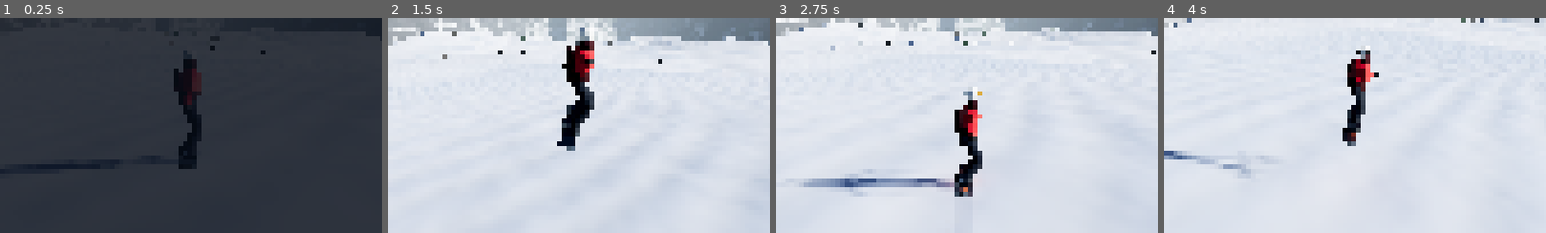
Above: before the commit, frames 1-4 (left to right).
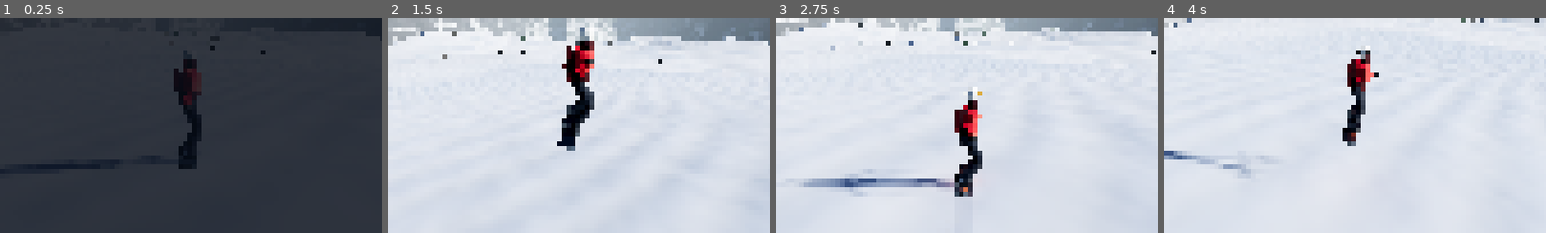
Above: after the commit, the same moments.

Repository: madema-art/snow
Game: Godot game, scene res://scenes/main.tscn
Two runs of this game, one before a commit and one after it. Both use one fixed random seed, a clock stepped at 60 frames per second and the inputs below.
Inputs (mouse positions are % of the whole screen's width and height, from its top left):
- Up to frame 1 (0.25 s): no input
- Up to frame 2 (1.5 s): tap Enter (ui_accept) at 0.5 s; move the mouse to (72, 45) at 0.52 s; hold E (spin_right) 0.53-1.25 s; hold Shift (boost) 0.53-1.25 s; click (72, 45) at 0.67 s; tap Space (jump) at 0.77, 1.07 s; drag from (30, 55) to (45, 70) at 1.27 s
- Up to frame 3 (2.75 s): move the mouse to (60, 28) at 2.02 s; hold E (spin_right) from 2.03 s (still down); hold G (grab) from 2.03 s (still down)
- Up to frame 4 (4 s): release E (spin_right) at 2.75 s; release G (grab) at 2.75 s; drag from (45, 70) to (20, 35) at 2.77 s; move the mouse to (80, 65) at 3.52 s; hold Q (spin_left) from 3.53 s (still down); tap Left (look_left) at 3.6 s; tap Space (jump) at 3.77 s
The pictures show only the part of the screen within x 26-76%, y 50-100%; the shares and areas given below are measured in that part.

The runs differ from the first frame. In frame 1, less than 0.1% of the frame differs, in the area x 48-51%, y 23-39%; in frame 2, 0.4%, in the area x 45-54%, y 12-45%; in frame 3, 0.4%; in frame 4, 0.2%.

Commit message:
Pass 6 (WIP): night sky and lighting, launcher scripts, branding, launcher tests, day/night tests
Co-Authored-By: Claude Fable 5.2 <noreply@anthropic.com>
Claude-Session: https://claude.ai/code/session_015JVcYhQYD3GP6ARkE7rPv1

Diff:
--- /dev/null
+++ b/branding/source/snow_icon.svg
@@ -0,0 +1,66 @@
+<svg xmlns="http://www.w3.org/2000/svg" viewBox="0 0 1024 1024" width="1024" height="1024">
+  <!-- SNOW app icon. Editable source: tools/render_branding.js renders this to PNG,
+       tools/make_icon.py packs the PNGs into branding/snow.ico. -->
+  <defs>
+    <linearGradient id="sky" x1="0" y1="0" x2="0" y2="1">
+      <stop offset="0" stop-color="#070d1f"/>
+      <stop offset="0.55" stop-color="#0f2447"/>
+      <stop offset="1" stop-color="#1c4370"/>
+    </linearGradient>
+    <linearGradient id="aurora" x1="0" y1="0" x2="1" y2="0">
+      <stop offset="0" stop-color="#25f0a0" stop-opacity="0"/>
+      <stop offset="0.3" stop-color="#2ff5a8" stop-opacity="0.95"/>
+      <stop offset="0.65" stop-color="#27d6e6" stop-opacity="0.9"/>
+      <stop offset="1" stop-color="#8a5cf0" stop-opacity="0"/>
+    </linearGradient>
+    <linearGradient id="lit" x1="0" y1="0" x2="0" y2="1">
+      <stop offset="0" stop-color="#ffffff"/>
+      <stop offset="1" stop-color="#dbe8fb"/>
+    </linearGradient>
+    <linearGradient id="shade" x1="0" y1="0" x2="0" y2="1">
+      <stop offset="0" stop-color="#a9c1e6"/>
+      <stop offset="1" stop-color="#5f7fb4"/>
+    </linearGradient>
+    <linearGradient id="far" x1="0" y1="0" x2="0" y2="1">
+      <stop offset="0" stop-color="#6f8fc4"/>
+      <stop offset="1" stop-color="#2d4c80"/>
+    </linearGradient>
+    <linearGradient id="carve" x1="0" y1="0" x2="0" y2="1">
+      <stop offset="0" stop-color="#ffb347"/>
+      <stop offset="1" stop-color="#ff5a14"/>
+    </linearGradient>
+    <radialGradient id="moonglow" cx="0.5" cy="0.5" r="0.5">
+      <stop offset="0" stop-color="#cfe0ff" stop-opacity="0.75"/>
+      <stop offset="1" stop-color="#cfe0ff" stop-opacity="0"/>
+    </radialGradient>
+    <filter id="soft" x="-20%" y="-60%" width="140%" height="220%"><feGaussianBlur stdDeviation="16"/></filter>
+    <filter id="glow" x="-40%" y="-40%" width="180%" height="180%"><feGaussianBlur stdDeviation="14"/></filter>
+    <clipPath id="tile"><rect x="32" y="32" width="960" height="960" rx="214"/></clipPath>
+  </defs>
+  <g clip-path="url(#tile)">
+    <rect x="32" y="32" width="960" height="960" fill="url(#sky)"/>
+    <!-- aurora ribbons -->
+    <path d="M -20 330 C 180 190, 360 300, 540 220 S 880 120, 1060 230" fill="none" stroke="url(#aurora)" stroke-width="120" filter="url(#soft)" opacity="0.8"/>
+    <path d="M -20 430 C 220 330, 420 420, 620 340 S 900 300, 1060 380" fill="none" stroke="url(#aurora)" stroke-width="54" filter="url(#soft)" opacity="0.55"/>
+    <!-- stars -->
+    <g fill="#ffffff">
+      <circle cx="170" cy="170" r="7"/><circle cx="330" cy="120" r="5"/><circle cx="470" cy="165" r="4"/>
+      <circle cx="610" cy="110" r="6"/><circle cx="880" cy="150" r="5"/><circle cx="250" cy="275" r="4"/>
+      <circle cx="905" cy="400" r="5"/><circle cx="120" cy="420" r="4"/>
+    </g>
+    <!-- moon -->
+    <circle cx="742" cy="268" r="170" fill="url(#moonglow)"/>
+    <circle cx="742" cy="268" r="84" fill="#f6f1df"/>
+    <circle cx="716" cy="244" r="20" fill="#e3dcc4" opacity="0.7"/><circle cx="770" cy="296" r="14" fill="#e3dcc4" opacity="0.6"/>
+    <!-- far ridge -->
+    <path d="M 20 860 L 250 520 L 350 640 L 430 560 L 560 760 L 20 1000 Z" fill="url(#far)"/>
+    <path d="M 560 1000 L 760 600 L 850 700 L 930 620 L 1010 760 L 1010 1000 Z" fill="url(#far)" opacity="0.9"/>
+    <!-- the peak: lit face and shadowed face -->
+    <path d="M 512 250 L 930 1000 L 94 1000 Z" fill="url(#lit)"/>
+    <path d="M 512 250 L 930 1000 L 610 1000 L 566 760 L 606 620 L 540 470 Z" fill="url(#shade)"/>
+    <!-- carve line: the board's glowing track down the face -->
+    <path d="M 500 330 C 430 470, 560 520, 470 660 S 520 860, 400 990" fill="none" stroke="#ff7a2a" stroke-width="54" stroke-linecap="round" filter="url(#glow)" opacity="0.75"/>
+    <path d="M 500 330 C 430 470, 560 520, 470 660 S 520 860, 400 990" fill="none" stroke="url(#carve)" stroke-width="34" stroke-linecap="round"/>
+  </g>
+  <rect x="32" y="32" width="960" height="960" rx="214" fill="none" stroke="#ffffff" stroke-opacity="0.16" stroke-width="6"/>
+</svg>
--- /dev/null
+++ b/branding/source/snow_splash.svg
@@ -0,0 +1,59 @@
+<svg xmlns="http://www.w3.org/2000/svg" viewBox="0 0 1920 1080" width="1920" height="1080">
+  <!-- SNOW boot splash (shown by the engine while the mountain is generated).
+       The corners are the exact boot-splash background colour (#070c16) so the
+       image blends into any aspect ratio. Render with tools/render_branding.js. -->
+  <defs>
+    <radialGradient id="bg" cx="0.5" cy="0.62" r="0.75">
+      <stop offset="0" stop-color="#14305a"/>
+      <stop offset="0.55" stop-color="#0b1a36"/>
+      <stop offset="1" stop-color="#070c16"/>
+    </radialGradient>
+    <linearGradient id="aurora" x1="0" y1="0" x2="1" y2="0">
+      <stop offset="0" stop-color="#25f0a0" stop-opacity="0"/>
+      <stop offset="0.35" stop-color="#2ff5a8" stop-opacity="0.8"/>
+      <stop offset="0.7" stop-color="#27d6e6" stop-opacity="0.7"/>
+      <stop offset="1" stop-color="#8a5cf0" stop-opacity="0"/>
+    </linearGradient>
+    <linearGradient id="ridge" x1="0" y1="0" x2="0" y2="1">
+      <stop offset="0" stop-color="#d7e5fa"/>
+      <stop offset="1" stop-color="#6d8bbd"/>
+    </linearGradient>
+    <linearGradient id="ridgeshade" x1="0" y1="0" x2="0" y2="1">
+      <stop offset="0" stop-color="#8ba6d2"/>
+      <stop offset="1" stop-color="#3a5788"/>
+    </linearGradient>
+    <linearGradient id="fade" x1="0" y1="0" x2="0" y2="1">
+      <stop offset="0.55" stop-color="#070c16" stop-opacity="0"/>
+      <stop offset="1" stop-color="#070c16" stop-opacity="1"/>
+    </linearGradient>
+    <radialGradient id="vignette" cx="0.5" cy="0.5" r="0.72">
+      <stop offset="0.7" stop-color="#070c16" stop-opacity="0"/>
+      <stop offset="1" stop-color="#070c16" stop-opacity="1"/>
+    </radialGradient>
+    <radialGradient id="moonglow" cx="0.5" cy="0.5" r="0.5">
+      <stop offset="0" stop-color="#cfe0ff" stop-opacity="0.6"/>
+      <stop offset="1" stop-color="#cfe0ff" stop-opacity="0"/>
+    </radialGradient>
+    <filter id="soft" x="-20%" y="-80%" width="140%" height="260%"><feGaussianBlur stdDeviation="26"/></filter>
+  </defs>
+  <rect width="1920" height="1080" fill="url(#bg)"/>
+  <path d="M 200 330 C 520 180, 760 330, 1040 240 S 1500 150, 1760 270" fill="none" stroke="url(#aurora)" stroke-width="150" filter="url(#soft)" opacity="0.6"/>
+  <path d="M 300 470 C 600 370, 860 460, 1120 380 S 1480 340, 1660 420" fill="none" stroke="url(#aurora)" stroke-width="60" filter="url(#soft)" opacity="0.4"/>
+  <g fill="#ffffff" opacity="0.9">
+    <circle cx="340" cy="210" r="2.6"/><circle cx="520" cy="130" r="2"/><circle cx="700" cy="190" r="1.8"/><circle cx="880" cy="110" r="2.4"/>
+    <circle cx="1090" cy="150" r="1.8"/><circle cx="1270" cy="100" r="2.2"/><circle cx="1620" cy="180" r="2"/><circle cx="430" cy="330" r="1.6"/>
+    <circle cx="1540" cy="330" r="1.8"/><circle cx="1180" cy="290" r="1.5"/><circle cx="640" cy="300" r="1.4"/><circle cx="1400" cy="240" r="1.6"/>
+    <circle cx="240" cy="420" r="1.6"/><circle cx="1700" cy="430" r="1.5"/><circle cx="980" cy="200" r="1.3"/>
+  </g>
+  <circle cx="1390" cy="250" r="150" fill="url(#moonglow)"/>
+  <circle cx="1390" cy="250" r="46" fill="#f6f1df"/>
+  <!-- mountain -->
+  <path d="M 380 1080 L 720 660 L 800 740 L 960 470 L 1150 760 L 1230 690 L 1540 1080 Z" fill="url(#ridge)"/>
+  <path d="M 960 470 L 1150 760 L 1230 690 L 1540 1080 L 1060 1080 L 1010 820 L 1040 700 L 985 590 Z" fill="url(#ridgeshade)"/>
+  <path d="M 952 520 C 915 610, 990 650, 938 750 S 965 880, 900 960" fill="none" stroke="#ff7a2a" stroke-width="9" stroke-linecap="round"/>
+  <rect width="1920" height="1080" fill="url(#fade)"/>
+  <!-- wordmark -->
+  <text x="960" y="392" text-anchor="middle" font-family="Inter, 'Segoe UI', Arial, sans-serif" font-weight="300" font-size="170" letter-spacing="74" fill="#f4f8ff" dx="37">SNOW</text>
+  <rect x="820" y="432" width="280" height="5" rx="2.5" fill="#ff7a2a"/>
+  <rect width="1920" height="1080" fill="url(#vignette)"/>
+</svg>
--- /dev/null
+++ b/override.cfg
@@ -0,0 +1,14 @@
+; SNOW runtime presentation (Godot loads this file on top of project.godot when
+; the game runs; the editor ignores it). It lives here, rather than in
+; project.godot, so that adding branding never conflicts with a project.godot
+; the editor may have rewritten on a player's PC.
+
+[application]
+
+config/icon="res://branding/icon_256.png"
+config/windows_native_icon="res://branding/snow.ico"
+boot_splash/image="res://branding/splash.png"
+boot_splash/bg_color=Color(0.027, 0.047, 0.086, 1)
+boot_splash/show_image=true
+boot_splash/stretch_mode=1
+boot_splash/use_filter=true
--- a/scripts/rider_visual.gd
+++ b/scripts/rider_visual.gd
@@ -65,6 +65,10 @@
 	m.albedo_color = color
 	m.roughness = rough
 	m.metallic = metal
+	# A soft rim so the rider keeps a readable outline when backlit (moonlight).
+	m.rim_enabled = true
+	m.rim = 0.45
+	m.rim_tint = 0.35
 	return m
 
 func mesh_part(key: String, mesh: Mesh, material: Material, parent: Node3D = null) -> MeshInstance3D:
@@ -260,7 +264,7 @@
 	board_material.emission_energy_multiplier = charge * charge * 4.5 * flare + charge * 0.8
 	# At night the charged board throws its glow onto the snow around it.
 	var night := SnowAtmosphere.night_amount
-	lamp.light_energy = charge * 1.6 * flare * lerpf(1.0, 2.6, night)
+	lamp.light_energy = charge * 1.6 * flare * lerpf(1.0, 1.9, night)
 	lamp.omni_range = lerpf(3.5, 7.0, night)
 
 func reset_pose(start: Basis) -> void:
--- a/shaders/sky.gdshader
+++ b/shaders/sky.gdshader
@@ -27,8 +27,9 @@
 uniform float moon_size = 0.021;          // angular radius (rad); a little larger than life
 uniform float star_brightness = 1.0;
 uniform float milky_way_brightness = 1.0;
-uniform vec3 galaxy_pole = vec3(0.60, 0.38, -0.70);   // normal of the Milky Way's plane
-uniform vec3 galaxy_core = vec3(-0.45, 0.80, 0.39);   // brightest direction along the band
+uniform vec3 galaxy_pole = vec3(-0.854, 0.071, -0.515); // normal of the Milky Way's plane: the band
+                                                       // climbs from the horizon ahead-right over the zenith
+uniform vec3 galaxy_core = vec3(-0.23, 0.84, 0.49);    // brightest direction along the band
 uniform float aurora_strength = 1.0;
 uniform float aurora_speed = 1.0;
 
@@ -76,36 +77,43 @@
 	return tint * core * core * (0.12 + mag) * gain * (size * size) / (r * r) * twinkle;
 }
 
-// Curtains of light: one wavy sheet pattern sampled on stacked altitude planes.
-// Parallax between the planes extrudes it vertically; a streak pattern along the
-// sheet gives the characteristic rays. Green at the base, cyan above, violet top.
-vec3 aurora(vec3 d) {
+// Curtains of light: wavy sheet lines sampled on stacked altitude planes. Parallax
+// between the planes extrudes each line into a vertical curtain; a streak
+// pattern that is the SAME on every plane gives the fine vertical rays; slow
+// noise along the sheet makes it brighten and fade in places. Green at the hem,
+// cyan above, violet at the top, with a faint pink lower fringe.
+vec3 aurora(vec3 d, float dither) {
 	if (d.y < 0.02) {
 		return vec3(0.0);
 	}
 	float t = TIME * 0.02 * aurora_speed;
 	vec3 col = vec3(0.0);
-	for (int i = 0; i < 8; i++) {
-		float k = float(i) / 7.0;
-		float height = 0.85 + k * 0.95;
+	for (int i = 0; i < 16; i++) {
+		// A per-pixel offset between the planes hides their stepping.
+		float k = (float(i) + dither) / 16.0;
+		float height = 0.8 + k * 1.15;
 		vec2 uv = d.xz / (d.y + 0.14) * height;
-		float warp = vnoise(uv * 0.33 + vec2(t, 0.0)) * 1.7 + vnoise(uv * 0.85 - vec2(0.0, t * 1.6)) * 0.55;
-		float c1 = uv.y - (2.1 + warp);
-		float c2 = uv.y - (3.9 + warp * 1.35 + sin(uv.x * 0.37 + t * 2.0) * 0.45);
-		float sheets = exp(-c1 * c1 * 6.5) + exp(-c2 * c2 * 3.6) * 0.55;
-		float rays = 0.5 + 0.5 * vnoise(vec2(uv.x * 5.5 + warp * 2.2, t * 3.5 + k));
-		float profile = exp(-k * 2.3) * smoothstep(-0.02, 0.1, k);
-		vec3 c = mix(vec3(0.16, 1.0, 0.50), vec3(0.10, 0.86, 0.88), smoothstep(0.08, 0.45, k));
-		c = mix(c, vec3(0.55, 0.26, 0.92), smoothstep(0.5, 1.0, k));
-		c = mix(c, vec3(1.0, 0.55, 0.75), (1.0 - smoothstep(0.0, 0.1, k)) * 0.25);   // faint pink hem
+		float warp = vnoise(uv * 0.3 + vec2(t, 0.0)) * 1.9 + vnoise(uv * 0.9 - vec2(0.0, t * 1.6)) * 0.5 + sin(uv.x * 0.22 + t * 1.3) * 0.9;
+		float c1 = uv.y - (2.3 + warp);
+		float c2 = uv.y - (4.3 + warp * 1.3 + sin(uv.x * 0.41 - t * 2.0) * 0.6);
+		float c3 = uv.y - (1.25 + warp * 0.7);
+		float along = uv.x * 0.45 + warp;
+		float lit1 = smoothstep(0.25, 0.7, vnoise(vec2(along, t * 1.5)));
+		float lit2 = smoothstep(0.3, 0.75, vnoise(vec2(along * 0.8 + 9.0, t * 1.2)));
+		float lit3 = smoothstep(0.45, 0.8, vnoise(vec2(along * 1.3 + 21.0, t)));
+		float sheets = exp(-c1 * c1 * 14.0) * lit1 + exp(-c2 * c2 * 7.0) * lit2 * 0.7 + exp(-c3 * c3 * 18.0) * lit3 * 0.6;
+		float rays = 0.35 + 0.65 * smoothstep(0.2, 0.8, vnoise(vec2(uv.x * 7.0 + warp * 3.0, t * 2.5)));
+		float profile = exp(-k * 2.0) * smoothstep(-0.03, 0.08, k);
+		vec3 c = mix(vec3(0.16, 1.0, 0.50), vec3(0.10, 0.86, 0.90), smoothstep(0.1, 0.5, k));
+		c = mix(c, vec3(0.62, 0.30, 1.0), smoothstep(0.38, 0.9, k));
+		c = mix(c, vec3(1.0, 0.55, 0.75), (1.0 - smoothstep(0.0, 0.09, k)) * 0.3);
 		col += c * sheets * rays * profile;
 	}
-	// It owns one region of the sky (ahead and to the right, away from the moon),
-	// breathes in large slow patches, and thins toward the zenith and horizon.
-	float region = smoothstep(-0.35, 0.55, d.z * 0.8 - d.x * 0.55);
-	float alt = smoothstep(0.03, 0.2, d.y) * (1.0 - smoothstep(0.7, 0.97, d.y));
-	float patches = 0.3 + 0.7 * smoothstep(0.3, 0.72, vnoise(d.xz * 1.4 + vec2(t * 0.6, 3.0)));
-	return col * region * alt * patches * 0.75 * aurora_strength;
+	// It owns one region of the sky (ahead and to the right, away from the moon)
+	// and thins toward the zenith and the horizon.
+	float region = smoothstep(-0.45, 0.5, d.z * 0.8 - d.x * 0.55);
+	float alt = smoothstep(0.03, 0.18, d.y) * (1.0 - smoothstep(0.72, 0.97, d.y));
+	return col * region * alt * 0.4 * aurora_strength;
 }
 
 // `probe` is true while the low-resolution light probe is drawn: broad light only.
@@ -131,7 +139,7 @@
 	return col;
 }
 
-vec3 night_sky(vec3 d, bool probe) {
+vec3 night_sky(vec3 d, bool probe, float dither) {
 	float h = d.y;
 	vec3 m = normalize(moon_dir);
 	float cos_moon = dot(d, m);
@@ -150,16 +158,16 @@
 	if (h > -0.02) {
 		float clear = smoothstep(-0.02, 0.12, h);                    // stars drown in the horizon haze
 		float lat = dot(d, normalize(galaxy_pole));
-		float band = exp(-lat * lat / 0.045);
+		float band = exp(-lat * lat / 0.06);
 		float core = 0.5 + 0.5 * dot(d, normalize(galaxy_core));
 		// The Milky Way: glowing star clouds split by darker dust lanes.
 		if (band > 0.01) {
 			float clouds = fbm3d(d * 5.5 + 2.0);
 			float dust = fbm3d(d * 9.0 + 17.0);
-			float lanes = smoothstep(0.42, 0.68, dust) * exp(-lat * lat / 0.006);
+			float lanes = smoothstep(0.42, 0.68, dust) * exp(-lat * lat / 0.009);
 			float glow = band * (0.35 + 0.65 * core) * (0.25 + 1.1 * clouds * clouds) * (1.0 - 0.85 * lanes);
 			vec3 mw = mix(vec3(0.50, 0.60, 0.90), vec3(1.0, 0.86, 0.70), core * clouds);
-			col += mw * glow * 0.55 * milky_way_brightness * clear;
+			col += mw * glow * 0.9 * milky_way_brightness * clear;
 		}
 		float dense = 1.0 + 3.0 * band;
 		float moon_wash = 1.0 - 0.75 * pow(max(cos_moon, 0.0), 30.0);  // fewer stars beside the moon
@@ -167,7 +175,7 @@
 		st += star_layer(d, 150.0, 0.24 * min(dense, 2.0), 0.13, 3.6);
 		st += star_layer(d, 330.0, 0.32 * min(dense, 2.6), 0.16, 1.6);
 		col += st * star_brightness * clear * moon_wash;
-		col += aurora(d);
+		col += aurora(d, dither);
 	}
 	// The moon: limb darkening, soft maria, an ever so slightly warm face.
 	float cos_r = cos(moon_size);
@@ -189,7 +197,7 @@
 		col += day_sky(d, AT_CUBEMAP_PASS) * (1.0 - night);
 	}
 	if (night > 0.001) {
-		col += night_sky(d, AT_CUBEMAP_PASS) * night;
+		col += night_sky(d, AT_CUBEMAP_PASS, hash12(SCREEN_UV * 1733.0)) * night;
 	}
 	COLOR = col;
 }
--- a/tests/feel_test.gd
+++ b/tests/feel_test.gd
@@ -368,6 +368,62 @@
 	check(controls.bindings.restart == ["button", JOY_BUTTON_DPAD_RIGHT, 1] and controls.bindings.camera_range == ["button", JOY_BUTTON_BACK, 1], "a restart the player remapped themselves is left where they put it")
 	controls.bindings = SnowControls.DEFAULTS.duplicate(true)
 	controls.apply_bindings()
+
+	# --- Pass 6: Day / Night ----------------------------------------------------
+	var atmosphere: SnowAtmosphere = game.get_node("Mountain").atmosphere
+	var soundtrack: SnowMusic = game.get_node("Music")
+	run.settings_path = "user://test_feel_settings.json"
+	menu.restart()
+	check(run.mode == "day" and atmosphere.mode == "day" and SnowAtmosphere.night_amount == 0.0, "a fresh install starts in Day")
+	var day_exposure := atmosphere.environment.tonemap_exposure
+	menu.show_menu()
+	check(not menu.mode_button.disabled and "Day" in menu.mode_button.text and "DAY" in menu.records_title.text, "at the summit the pause menu offers the time of day")
+	var song_before := soundtrack.current
+	var songs_before := soundtrack.history.size()
+	menu.mode_button.pressed.emit() # A on the selector
+	check(run.mode == "night" and atmosphere.mode == "night" and "Night" in menu.mode_button.text and "NIGHT" in menu.records_title.text, "choosing Night applies at once and switches to the Night leaderboard")
+	for i in 130:
+		await process_frame
+	check(paused and is_equal_approx(SnowAtmosphere.night_amount, 1.0) and atmosphere.environment.tonemap_exposure > day_exposure and (atmosphere.sun.basis.z).dot(SnowAtmosphere.MOON_DIRECTION.normalized()) > 0.99, "the world cross-fades to moonlight behind the paused menu")
+	check(soundtrack.current == song_before and soundtrack.history.size() == songs_before, "changing the time of day never restarts or skips the music")
+	var saved_mode = JSON.parse_string(FileAccess.get_file_as_string("user://test_feel_settings.json"))
+	var fresh := SnowRun.new()
+	fresh.settings_path = run.settings_path
+	fresh.load_settings()
+	check(saved_mode is Dictionary and saved_mode.get("mode") == "night" and fresh.mode == "night", "the chosen time of day is remembered for the next launch")
+	fresh.free()
+	menu.hide_menu()
+	await press_and_run(30)
+	check(not run.set_mode("day") and run.mode == "night", "the time of day cannot be changed during a timed descent")
+	menu.show_menu()
+	menu.mode_button.pressed.emit()
+	check(menu.mode_button.disabled and "locked" in menu.mode_button.text and run.mode == "night" and atmosphere.mode == "night", "the selector is locked while the clock is running")
+	menu.hide_menu()
+	check(not game.get_node("Title").visible, "the launch title is gone once the rider has pushed off")
+	var drawn := false
+	for layer in game.get_children():
+		if layer is CanvasLayer:
+			for item in layer.get_children():
+				if item is CanvasItem and item.is_visible_in_tree(): drawn = true
+	check(not drawn, "no HUD: nothing at all is drawn over the game during a descent, day or night")
+	var day_times: Array = run.by_mode["day"].duplicate()
+	run.records.clear()
+	run.elapsed = 222.0
+	run.finish()
+	check(run.by_mode["night"] == [222.0] and run.by_mode["day"] == day_times and FileAccess.file_exists("user://test_feel_records_night.json"), "a night finish is recorded on the Night leaderboard only")
+	check(run.set_mode("day") and run.mode == "day" and not 222.0 in run.records, "after the run the time of day can be changed again")
+	menu.refresh()
+	check("DAY" in menu.records_title.text and not "03:42.00" in menu.records_label.text, "the menu shows the leaderboard of the selected time of day")
+	run.set_mode("night")
+	menu.refresh()
+	check("NIGHT" in menu.records_title.text and "03:42.00" in menu.records_label.text, "switching back shows the Night times again")
+	run.load_records()
+	check(run.by_mode["night"] == [222.0] and not 222.0 in run.by_mode["day"], "Day and Night top tens persist in separate files")
+	menu.restart()
+	run.set_mode("day")
+	atmosphere.set_mode("day", true)
+	check(SnowAtmosphere.night_amount == 0.0 and is_equal_approx(atmosphere.environment.tonemap_exposure, day_exposure) and (atmosphere.sun.basis.z).dot(SnowAtmosphere.SUN_DIRECTION.normalized()) > 0.99, "Day returns exactly to its own lighting")
+	check(ProjectSettings.get_setting("application/boot_splash/image") == "res://branding/splash.png" and FileAccess.file_exists("res://branding/snow.ico") and FileAccess.file_exists("res://branding/icon_256.png"), "branded boot splash and icon are in place")
 
 	# --- Soundtrack manager (real files in res://assets/music/) ------------
 	var music: SnowMusic = game.get_node("Music")
@@ -455,7 +511,7 @@
 	game.queue_free()
 	await process_frame
 	OS.delay_msec(100)
-	for path in ["user://test_feel_controls.json", "user://test_feel_records.json"]:
+	for path in ["user://test_feel_controls.json", "user://test_feel_records.json", "user://test_feel_records_night.json", "user://test_feel_settings.json"]:
 		DirAccess.remove_absolute(path)
 	print("FEEL TESTS failures=", failures)
 	quit(0 if failures == 0 else 1)
--- a/tests/visual_capture.gd
+++ b/tests/visual_capture.gd
@@ -133,6 +133,8 @@
 	var speed: float = s[4] if s[4] > 1.0 else 0.0
 	rider.velocity = Vector3(sin(rider.heading), 0, cos(rider.heading)) * speed
 	rider.speed = speed
+	if name == "snow_close":
+		camera.distance = 3.0
 	if name == "nitro":
 		rider.nitro = 0.95
 		rider.visual.refresh_charge(0.95)
@@ -148,7 +150,7 @@
 	if name == "rider_close":
 		camera.distance = 3.2
 	for i in 50:
-		if name in ["rider_close", "rider_carve", "nitro", "tree_close"]:
+		if name in ["rider_close", "rider_carve", "nitro", "tree_close", "snow_close"]:
 			camera.distance = 3.4
 		await physics_frame
 		await process_frame
Binary file added: branding/icon_256.png
Not shown, added: branding/icon_256.png.import
Binary file added: branding/icon_64.png
Not shown, added: branding/icon_64.png.import
Binary file added: branding/snow.ico
Not shown, added: branding/source/.gdignore
Binary file added: branding/source/icon_1024.png
Binary file added: branding/splash.png
Not shown, added: branding/splash.png.import
Not shown, added: Play-Snow.bat
Not shown, added: launcher/Create-Shortcut.bat
Not shown, added: launcher/Open-Editor.bat
(and 8 more such lines)
